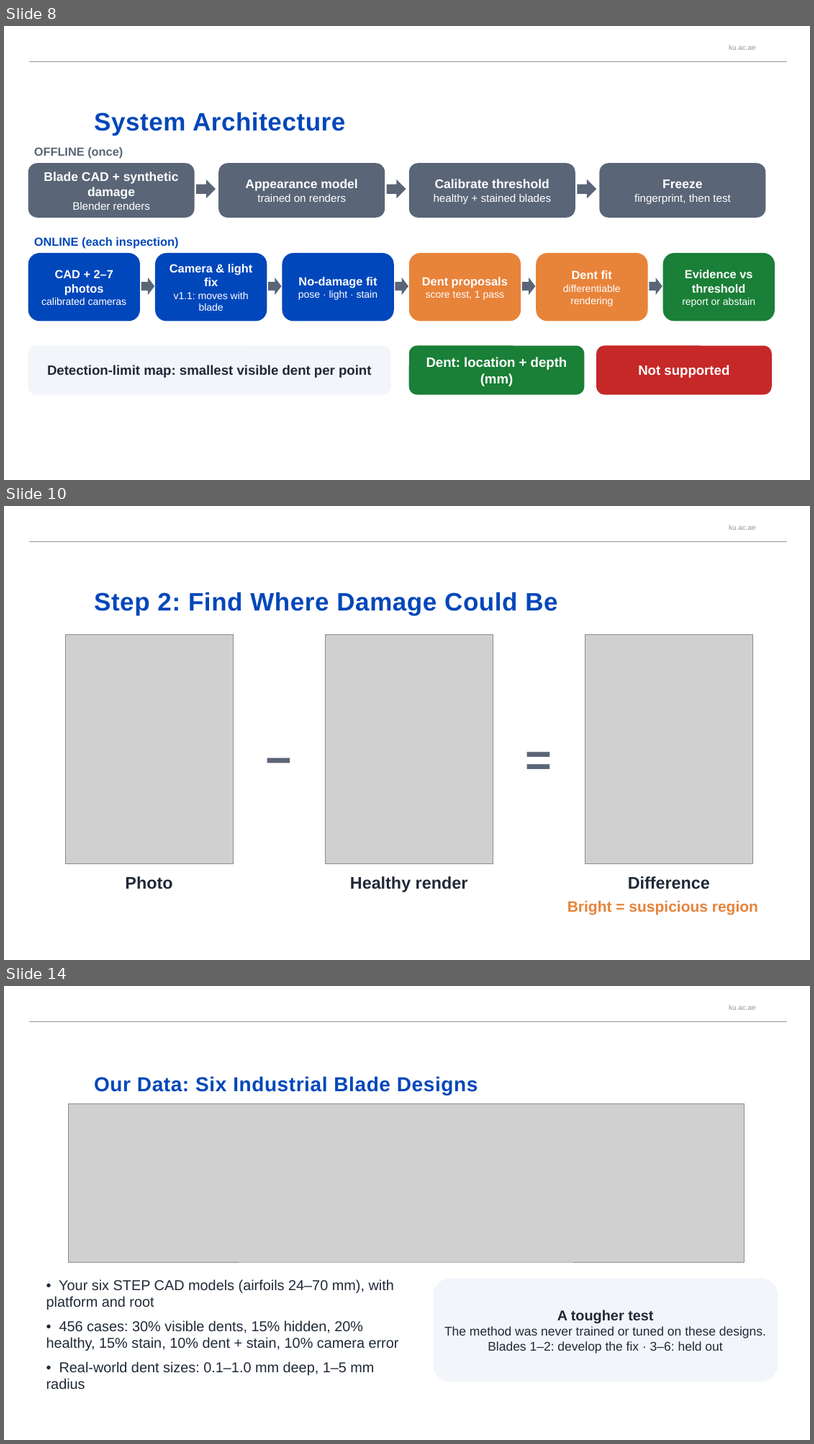
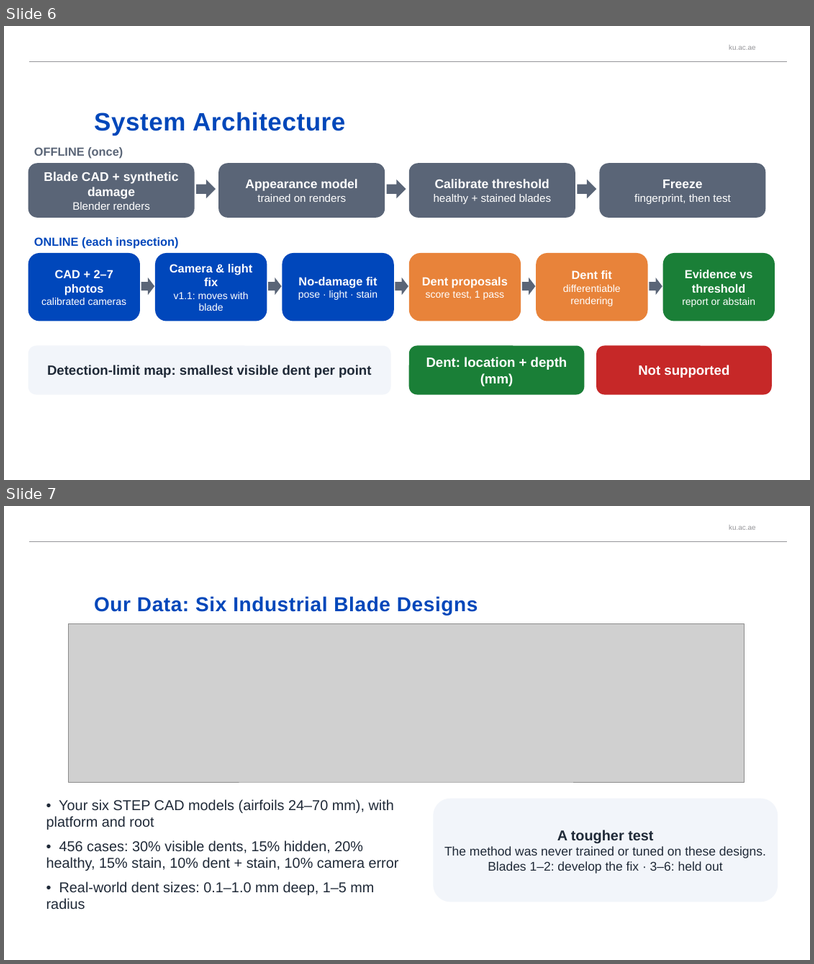
Before and after one commit to afeefaaazam03/3D-Jetblade, a slide deck: media/BladeDelta_presentation.pptx. Shown one above the other, each under a label of ours: slides 8, 10 and 14 before the commit, slides 6 and 7 after it; the slides between them are not shown. The pictures are 814x1444 and 814x964 pixels, drawn with LibreOffice and Linux fonts; fonts in the diff are those of the drawing; grey boxes stand for pictures; background and template pictures are left out. Boxes give left, top, right and bottom in pixels: in the first picture for what was removed or moved away, otherwise in the second. Text is boxed around its words. In the diff, an @@ line names an element or a change of style, - is before the commit and + after.

```diff
--- a/media/BladeDelta_presentation.pptx
+++ b/media/BladeDelta_presentation.pptx
@@ slide 10 removed at (4, 506, 810, 960), background #FFFFFF; not listed: 2 template elements that a slide beside it also shows @@
@@ title removed at (94, 592, 558, 615) @@
-Step 2: Find Where Damage Could Be
@@ picture removed at (65, 635, 233, 864) @@
@@ picture removed at (325, 635, 493, 864) @@
@@ picture removed at (585, 635, 753, 864) @@
@@ text removed at (252, 728, 306, 777) @@
-−
@@ text removed at (512, 728, 566, 777) @@
-=
@@ text removed at (125, 876, 172, 889) @@
-Photo
@@ text removed at (350, 876, 468, 892) @@
-Healthy render
@@ text removed at (628, 876, 710, 889) @@
-Difference
@@ text removed at (568, 900, 759, 914) @@
-Bright = suspicious region
@@ what was slide 8 is now slide 6 @@
@@ what was slide 14 is now slide 7 @@
```
Also in this commit, not shown: 1 slide changed, 13 other slides removed.
